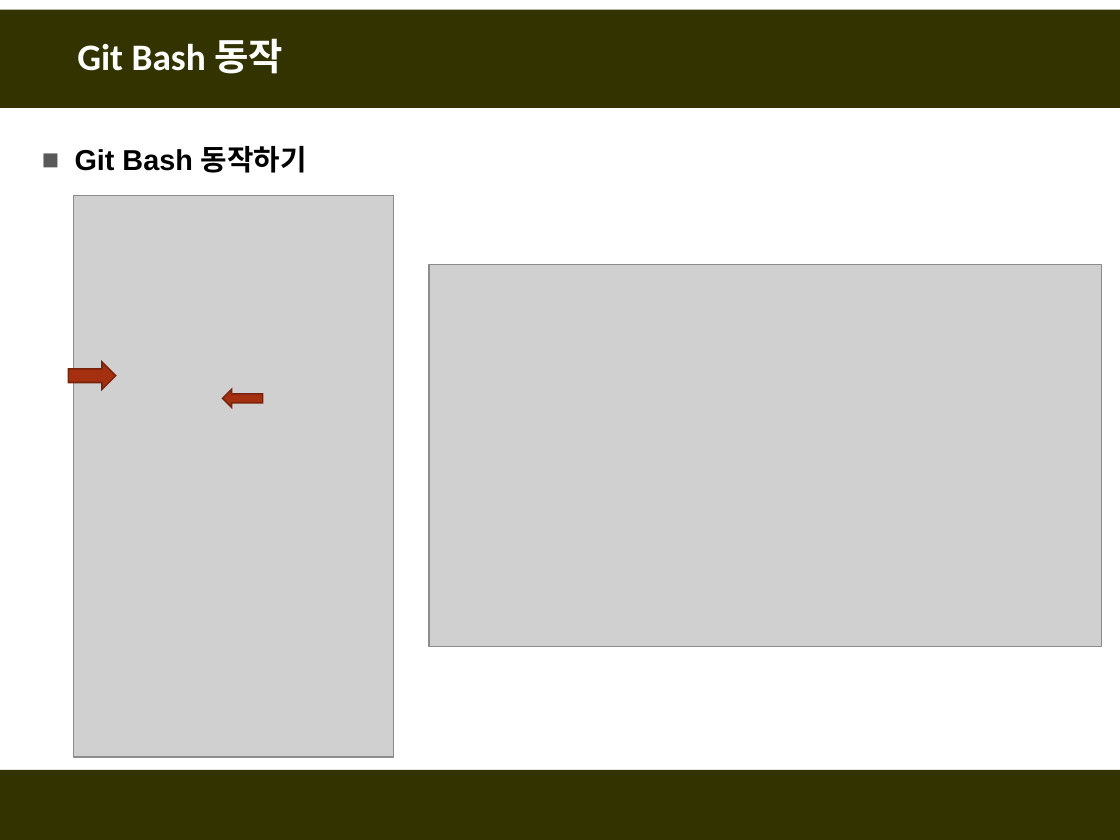
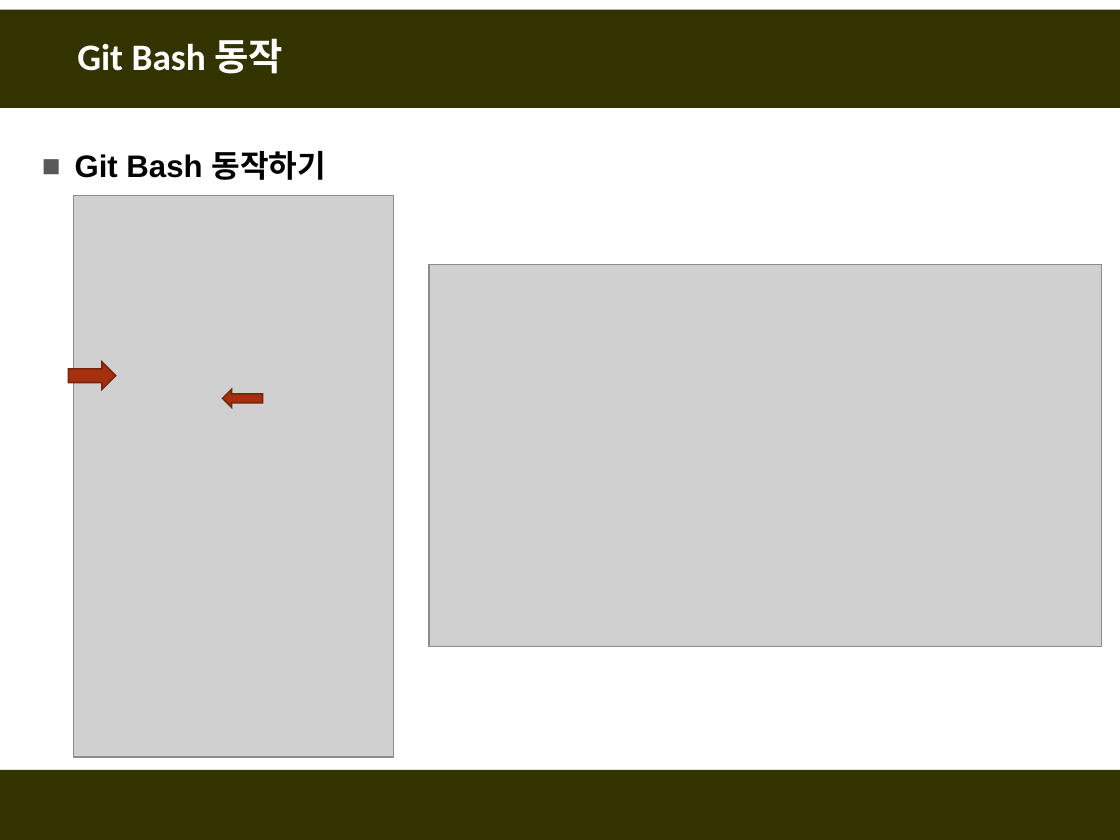
Before and after one commit to fasthill/github-lecture, a slide deck: slide 9 of git및github첫걸음.pptx. Drawn at 1120x840 pixels with LibreOffice and Linux fonts; fonts in the diff are those of the drawing; grey boxes stand for pictures. Boxes give left, top, right and bottom in pixels: in the first picture for what was removed or moved away, otherwise in the second. Text is boxed around its words. In the diff, an @@ line names an element or a change of style, - is before the commit and + after.

```diff
--- a/git및github첫걸음.pptx
+++ b/git및github첫걸음.pptx
@@ text "Git Bash 동작하기" at (x1=75, y1=151, x2=326, y2=180): size 18.5 to 20 pt; line spacing 1.4 to 1.5 @@
```
Also in this commit, not shown: 3 other slides changed, 12 slides added, 2 slides removed.
